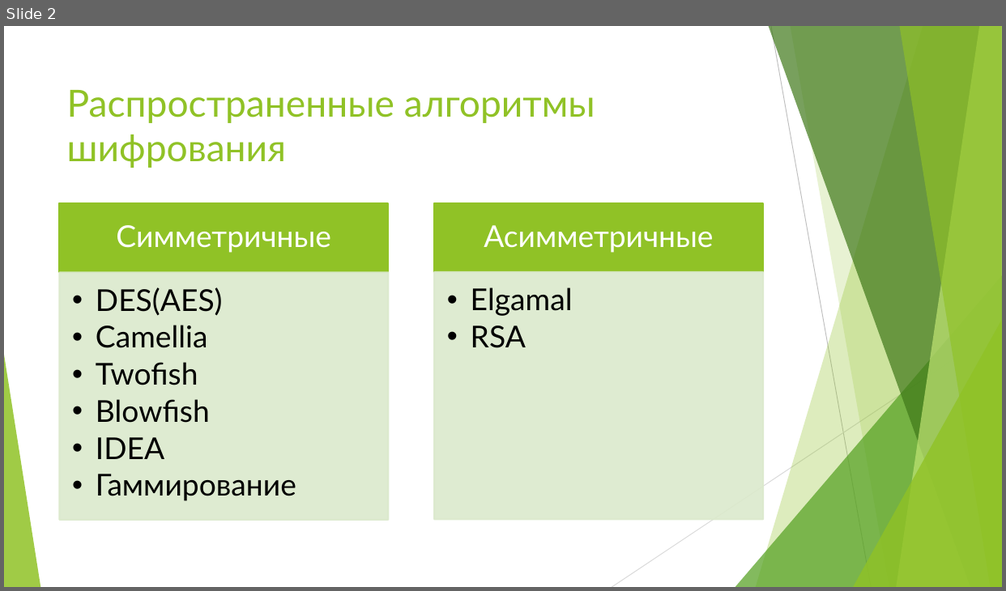
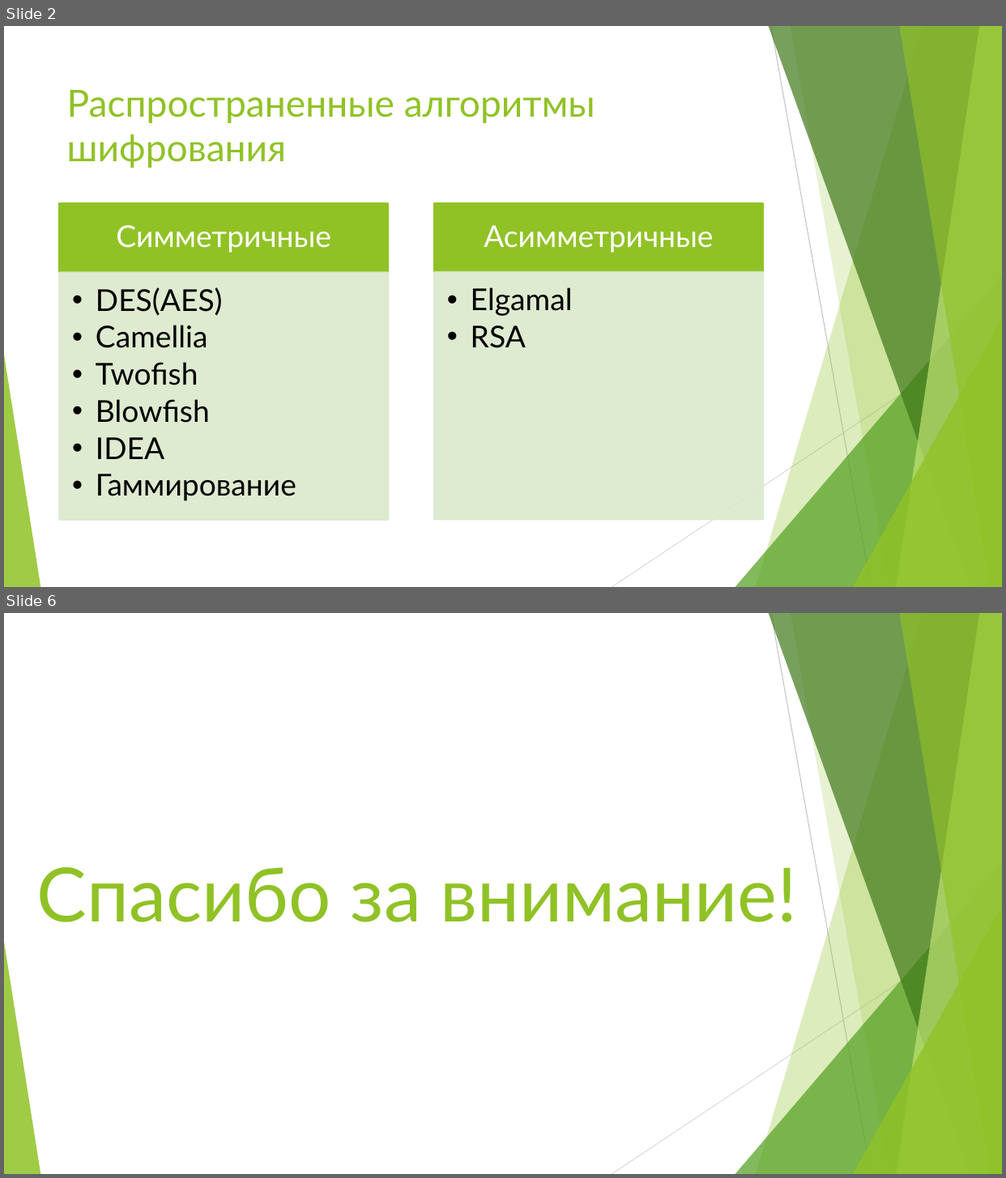
Before and after one commit to hosboglot/24crypt, a slide deck: Криптография на практике.pptx. Shown one above the other, each under a label of ours: slide 2 before the commit, slides 2 and 6 after it; the slides between them are not shown. The pictures are 1006x591 and 1006x1178 pixels, drawn with LibreOffice and Linux fonts; fonts in the diff are those of the drawing. Boxes give left, top, right and bottom in pixels: in the first picture for what was removed or moved away, otherwise in the second. Text is boxed around its words. In the diff, an @@ line names an element or a change of style, - is before the commit and + after.

```diff
--- a/Криптография на практике.pptx
+++ b/Криптография на практике.pptx
@@ slide 6 added at [4, 613, 1002, 1174], background #FFFFFF; not listed: 10 template elements that a slide beside it also shows @@
@@ title added at [37, 867, 798, 922], 72 pt, text #90C226 @@
+Спасибо за внимание!
```
Also in this commit, not shown: 1 slide changed, 2 other slides added, 1 slide removed, 1 other file.
